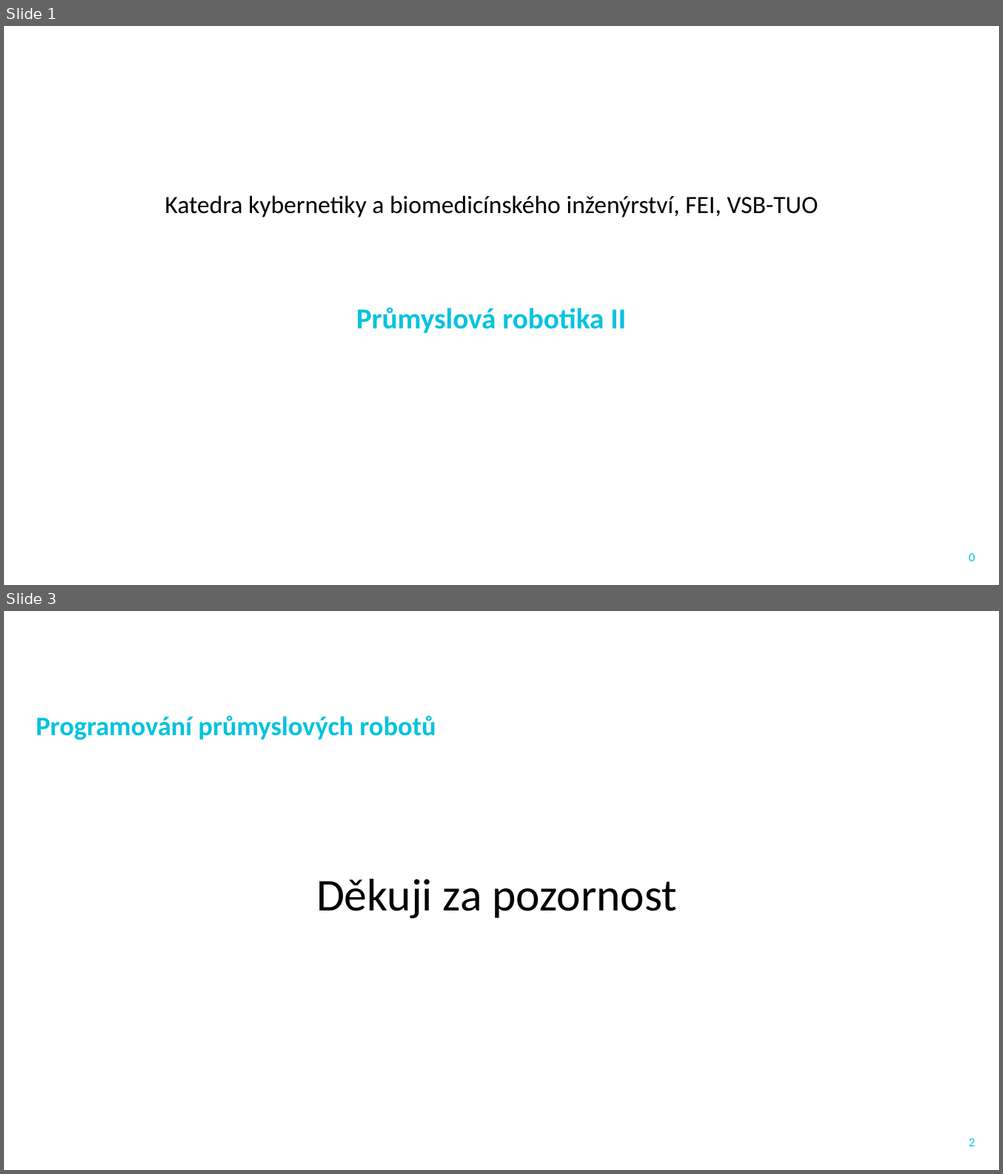
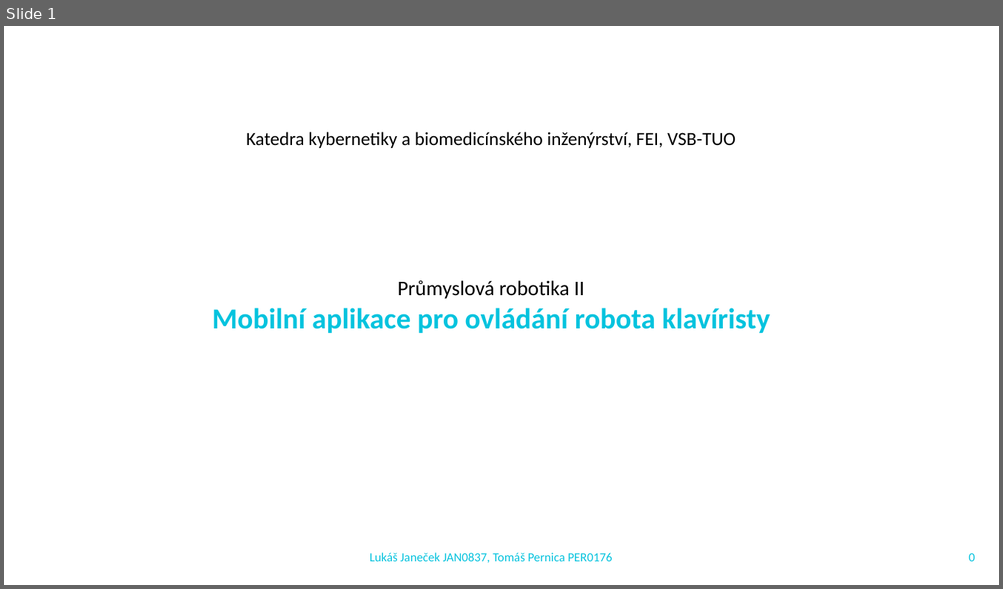
Before and after one commit to LukiJanecek/AdvancedPianistRobot, a slide deck: Dokumentace/JAN0837_PER0176_PRII.pptx. Shown one above the other, each under a label of ours: slides 1 and 3 before the commit, slide 1 after it; the slides between them are not shown. The pictures are 1003x1174 and 1003x589 pixels, drawn with LibreOffice and Linux fonts; fonts in the diff are those of the drawing; background and template pictures are left out. Boxes give left, top, right and bottom in pixels: in the first picture for what was removed or moved away, otherwise in the second. Text is boxed around its words. In the diff, an @@ line names an element or a change of style, - is before the commit and + after.

```diff
--- a/Dokumentace/JAN0837_PER0176_PRII.pptx
+++ b/Dokumentace/JAN0837_PER0176_PRII.pptx
@@ slide 3 removed at <box>4,611,999,1170</box>, background #FFFFFF @@
@@ text removed at <box>36,715,435,740</box> @@
-Programování průmyslových robotů
@@ text removed at <box>316,879,677,919</box> @@
-Děkuji za pozornost
@@ page number removed at <box>968,1139,974,1147</box> @@
-2
@@ slide 1 changed as well @@
@@ text "Katedra kybernetiky a biomedicínského inženýrství, ...": place and size @@
-text "Katedra kybernetiky a biomedicínského inženýrství, ..." at <box>165,195,818,218</box>
+text "Katedra kybernetiky a biomedicínského inženýrství, ..." at <box>246,132,735,148</box>
@@ text "Katedra kybernetiky a biomedicínského inženýrství, ..." at <box>246,132,735,148</box>: size 24 to 18 pt @@
@@ text "Průmyslová robotika II": place and size @@
-text "Průmyslová robotika II" at <box>356,307,626,333</box>
+text "Průmyslová robotika II" at <box>212,281,770,333</box>
@@ text at <box>398,281,584,299</box>: size 28 to 20 pt, text colour #05C3DE to #000000, bold off in "Průmyslová robotika II" @@
@@ text at <box>212,308,770,333</box>: paragraph added @@
+Mobilní aplikace pro ovládání robota klavíristy
@@ text added at <box>370,553,612,563</box>, 12 pt, text #05C3DE @@
+Lukáš Janeček JAN0837, Tomáš Pernica PER0176
```
Also in this commit, not shown: 8 slides added, 1 other slide removed, 7 other files.
